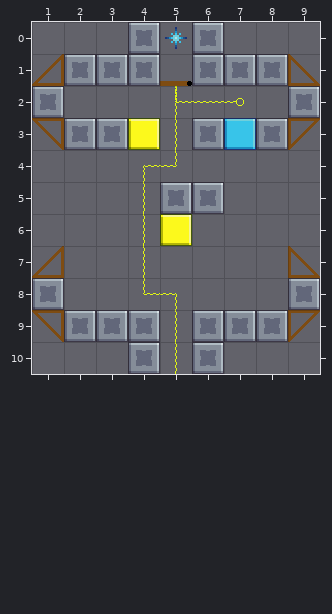
Tiled map (JSON) -- Assets/Level_Editor/TileMap/Room_15.tmj. The picture above was drawn from the file before the commit.
Cells are 32x32 px. Shown: x 1..9, y 0..10.
After:
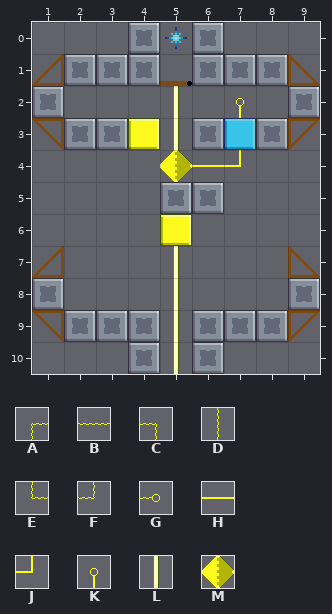
Key: from "tileSet": A 5, B 6, C 7, D 15, E 25, F 27, G 36, H 158 "cable", J 179 "cable", K 189 "cable", L 220 "cable", M 221 "cable".
_ is an empty cell, . an unchanged one.
Diff:
--- layer "Overlap"
@@ x 5..7 @@
- 2 EBG
- 3 _..
- 4 ___
+ 2 L_K
+ 3 L..
+ 4 MHJ
@@ x 5..5 @@
- 7 _
- 8 _
- 9 _
-10 _
+ 7 L
+ 8 L
+ 9 L
+10 L
--- layer "line" (removed)
@@ x 4..5 @@
- 2 .D
- 3 .D
- 4 AF
- 5 D.
- 6 D.
- 7 D.
- 8 EC
- 9 .D
-10 .D
+ 2 ._
+ 3 ._
+ 4 __
+ 5 _.
+ 6 _.
+ 7 _.
+ 8 __
+ 9 ._
+10 ._
Boxes around the changes in both pictures, in picture pixels (x1, y1, x2, y2):
changed: (143, 86, 244, 374)
